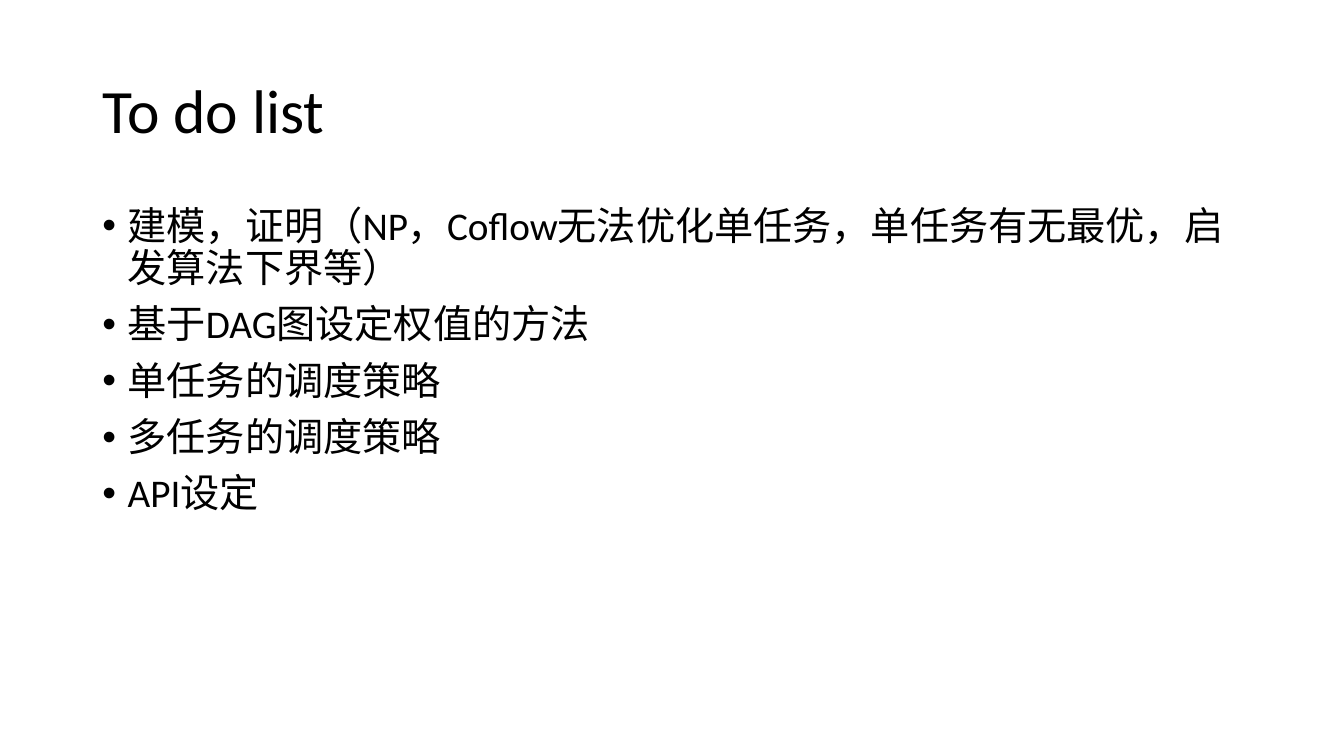
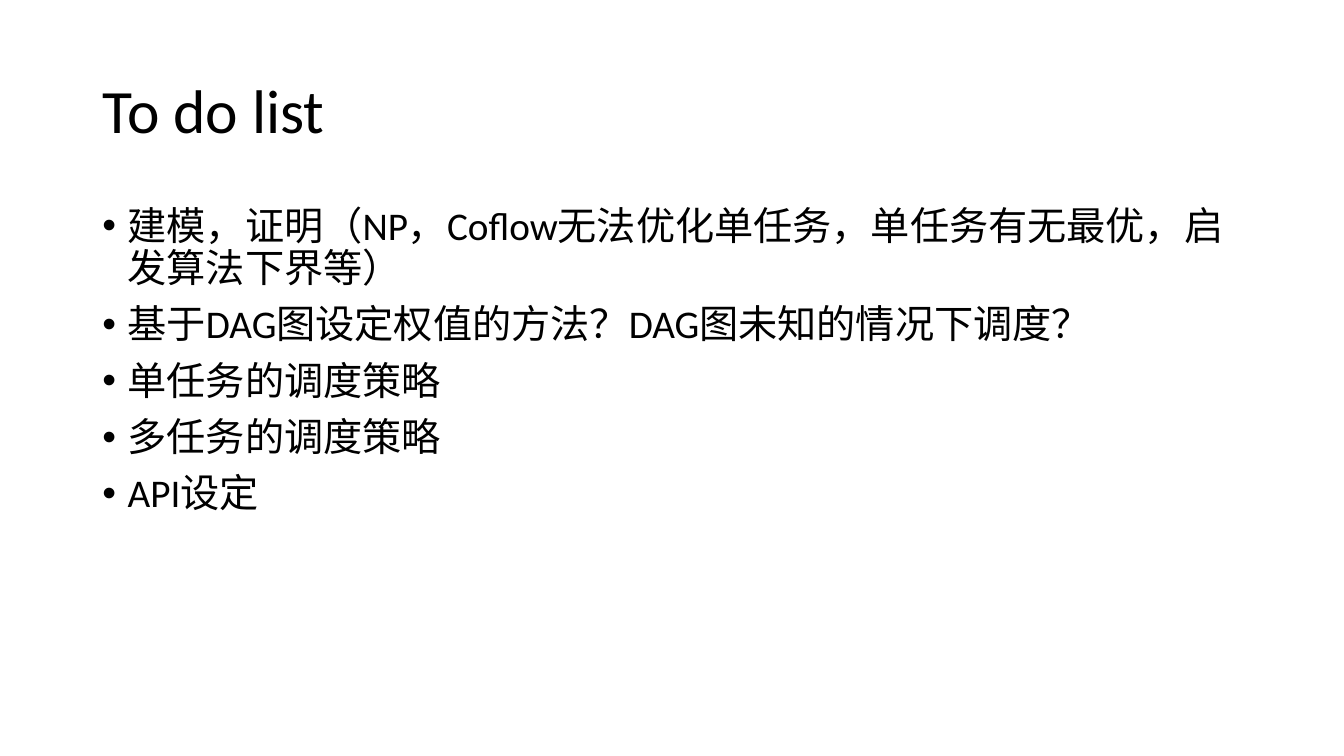
Before and after one commit to fhowen/metaflow, a slide deck: slide 8 of document/microflow.pptx. Drawn at 1344x756 pixels with LibreOffice and Linux fonts; fonts in the diff are those of the drawing. Boxes give left, top, right and bottom in pixels: in the first picture for what was removed or moved away, otherwise in the second. Text is boxed around its words. In the diff, an @@ line names an element or a change of style, - is before the commit and + after.

```diff
--- a/document/microflow.pptx
+++ b/document/microflow.pptx
@@ text at <box>128,305,1091,341</box>: text changed @@
-• 基于DAG图设定权值的方法
+• 基于DAG图设定权值的方法？DAG图未知的情况下调度？
```
Also in this commit, not shown: 1 other slide changed.
